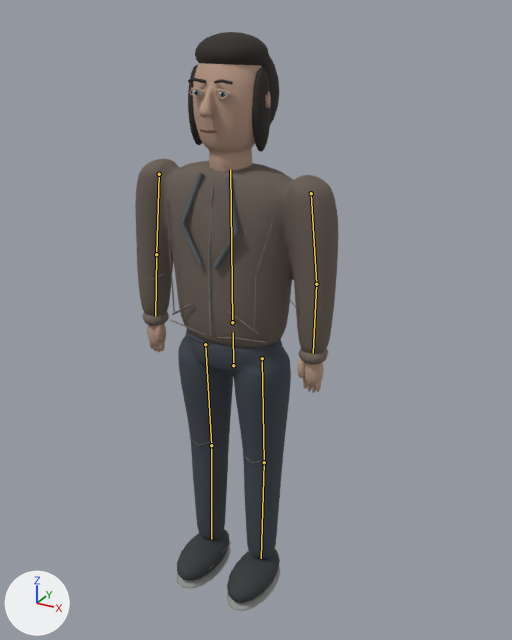
What one commit did to the glTF model gabriel-portfolio/public/models/npc-3.glb.
Camera for both pictures: a 50 mm lens placed at (1.045, -2.07, 1.903), pointed at (0.002, -0.174, 0.955). Arrows for +X, +Y and +Z are at lower left; the lights stay in place. The first picture is the older version. Both versions are drawn at frame 1 of the action 'SitDown'; the numbers are the values there. The bones that change, and the others that lie on the model, are drawn over the model as lines.

In view in the first picture: 'Continuous tailored jacket'.
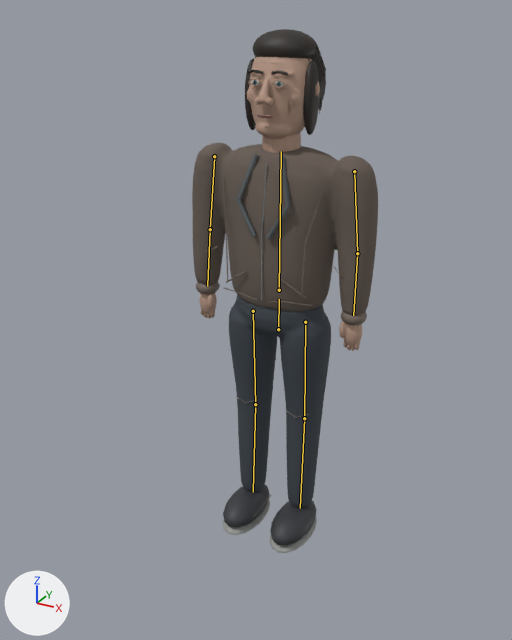
Changed parts and their boxes [x1, y1, x2, y2] in the pictures (512 x 640 px):
```json
{"object": "Continuous tailored jacket", "change": "posed", "before": [135, 32, 338, 611], "after": [192, 29, 378, 553], "on screen": "8% narrower, 9% shorter"}
{"bone": "hips", "before": "(233, 365) to (233, 332)", "after": "(278, 329) to (279, 299)"}
```

Edits to the scene script, one JSON object a line:
```json
{"block": "bone_hips", "where": "bone_hips = bpy.data.objects['Gabriel_Armature'].pose.bones['hips']  # child of 'root'"}
{"op": "set", "path": "bone_hips.location", "old": "(0.0, 0.0, 0.32)", "new": "(0.0, 0.0, 0.0)"}
```
